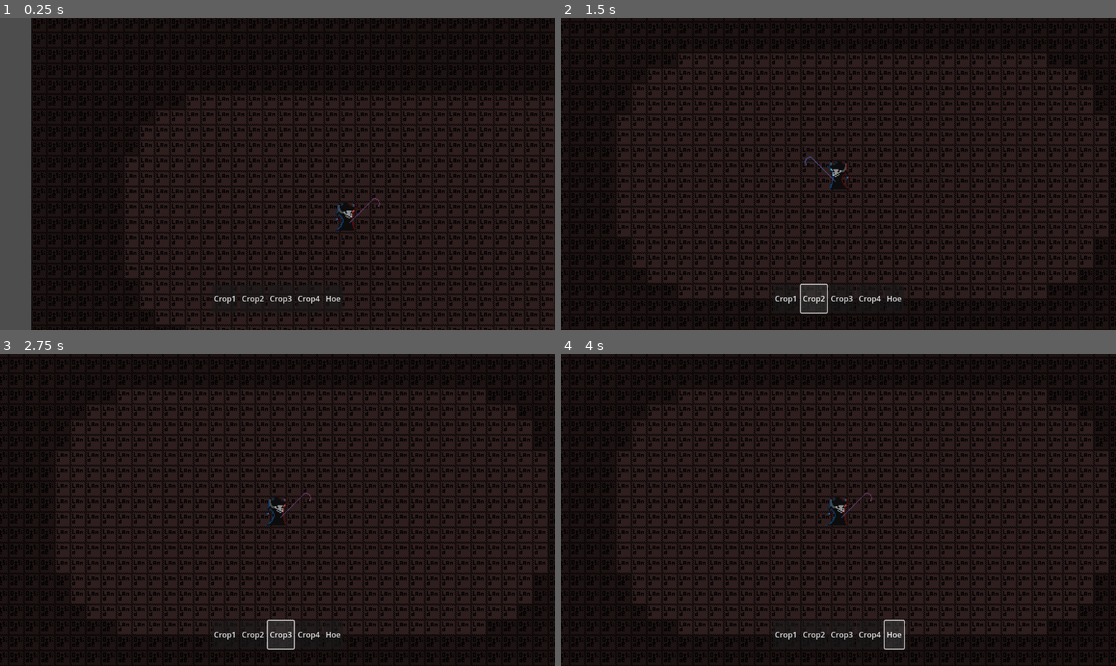
Above: before the commit, frames 1-4 (two rows, left to right).
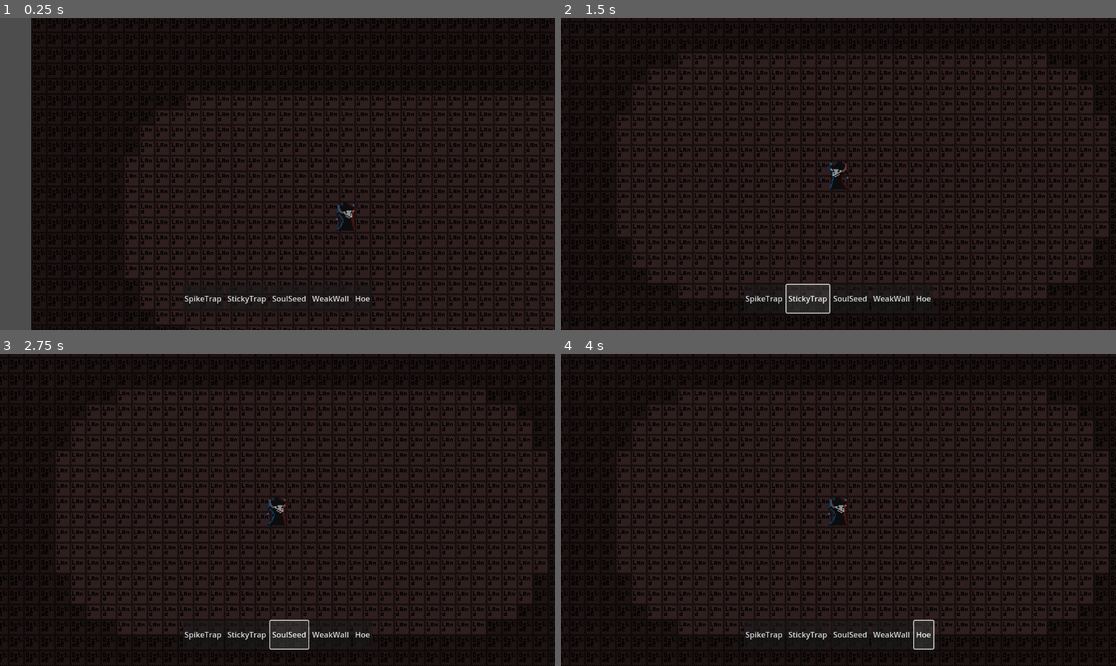
Above: after the commit, the same moments.

Repository: DominicDJC/Soul-Essence
Game: Godot game, scene res://TSCNs/Game/game.tscn
Same seed, same stepped clock (60 frames per second), same inputs: the game is played once before the commit and once after it.
Inputs:
- Up to frame 1 (0.25 s): no input
- Up to frame 2 (1.5 s): click "Crop1" (after the commit: "SpikeTrap") at 0.5 s; click "Crop2" (after the commit: "StickyTrap") at 1.25 s
- Up to frame 3 (2.75 s): click "Crop3" (after the commit: "SoulSeed") at 2 s
- Up to frame 4 (4 s): click "Crop4" (after the commit: "WeakWall") at 2.75 s; click "Hoe" at 3.5 s

The runs differ from the first frame. In frame 1, 0.4% of the frame differs, in the area x 33-69%, y 57-92%; in frame 2, 0.5%; in frame 3, 0.5%; in frame 4, 0.6%, in the area x 33-68%, y 44-95%.

Commit message:
A lot
Added blockData to globals
Updated placeholder tileset
Major changes to tilemap.gd

Diff:
--- a/Globals/Globals.gd
+++ b/Globals/Globals.gd
@@ -1,26 +1,89 @@
 extends Node
 
 var itemData = {
-	"Crop1":{
-		"Tile":"Crop1",
-		"Type":"crop"
+	"SpikeTrap":{
+		"tile":"Spike1",
+		"type":"trap"
 	},
-	"Crop2":{
-		"Tile":"Crop2",
-		"Type":"crop"
+	"StickyTrap":{
+		"tile":"Sticky",
+		"type":"trap"
 	},
-	"Crop3":{
-		"Tile":"Crop3",
-		"Type":"crop"
+	"PoisonTrap":{
+		"tile":"Crop3",
+		"type":"trap"
 	},
-	"Crop4":{
-		"Tile":"Crop4",
-		"Type":"crop"
+	"SoulSeed":{
+		"tile":"SoulStg1",
+		"type":"crop"
+	},
+	"WeakWall":{
+		"tile":"Wall1",
+		"type":"wall"
+	},
+	"AverageWall":{
+		"tile":"Wall2",
+		"type":"wall"
+	},
+	"StrongWall":{
+		"tile":"Wall3",
+		"type":"wall"
 	},
 	"Hoe":{
-		"Type":"hoe"
+		"type":"hoe"
 	}
 }
+
+var blockData = {
+		"Land":{
+			"atlus":Vector2i(0, 0),
+			"breakLayer":0
+			},
+		"Outside":{
+			"atlus":Vector2i(1, 0),
+			"breakLayer":-1
+			},
+		"Soil":{
+			"atlus":Vector2i(2, 0),
+			"breakLayer":0
+		},
+		"SoulStg1":{
+			"atlus":Vector2i(3, 0),
+			"breakLayer":1
+			},
+		"SoulStg2":{
+			"atlus":Vector2i(4, 0),
+			"breakLayer":1
+			},
+		"Wall1":{
+			"atlus":Vector2i(0, 1),
+			"breakLayer":0
+		},
+		"Wall2":{
+			"atlus":Vector2i(1, 1),
+			"breakLayer":0
+		},
+		"Wall3":{
+			"atlus":Vector2i(2, 1),
+			"breakLayer":0
+		},
+		"Spike1":{
+			"atlus":Vector2i(0, 2),
+			"breakLayer":0
+		},
+		"Spike2":{
+			"atlus":Vector2i(1, 2),
+			"breakLayer":0
+		},
+		"Sticky":{
+			"atlus":Vector2i(2, 2),
+			"breakLayer":0
+		},
+		"Poison":{
+			"atlus":Vector2i(3, 2),
+			"breakLayer":0
+		}
+	}
 
 func getItemData(item, request := []):
 	var hold = {}
@@ -36,3 +99,31 @@
 				return ""
 	else:
 		return ""
+
+func getAtluses():
+	var dict = {}
+	for key in blockData.keys():
+		dict[key] = blockData[key]["atlus"]
+	return dict
+
+func getBlockData(block, request := []):
+	var hold = {}
+	if blockData.has(block):
+		hold = blockData[block]
+		for i in request:
+			if hold.keys().has(i):
+				if typeof(hold[i]) == TYPE_DICTIONARY:
+					hold = hold[i]
+				else:
+					return hold[i]
+			else:
+				return ""
+	else:
+		return ""
+
+func filterBlockData(key: String, value):
+	var hold = {}
+	for i in blockData.keys():
+		if blockData[i].has(key):
+			hold[i] = blockData[i][key]
+	return hold
--- a/TSCNs/Game/TileMap.gd
+++ b/TSCNs/Game/TileMap.gd
@@ -7,15 +7,7 @@
 var lock = false
 
 func getTile(value):
-	var dict = {
-		"Land": Vector2i(0, 0),
-		"Outside": Vector2i(1, 0),
-		"Soil": Vector2i(2, 0),
-		"Crop1": Vector2i(3, 0),
-		"Crop2": Vector2i(4, 0),
-		"Crop3": Vector2i(5, 0),
-		"Crop4": Vector2i(6, 0)
-	}
+	var dict = G.getAtluses()
 	if typeof(value) == TYPE_VECTOR2I:
 		for key in dict.keys():
 			if dict[key] == get_cell_atlas_coords(0, value):
@@ -30,33 +22,34 @@
 	var tile: Vector2i = local_to_map(localPosition)
 	var tileType = getTile(tile)
 	if restraintsGood(tile):
+		var itemTile = G.getItemData(item, ["tile"])
+		var itemType = G.getItemData(item, ["type"])
 		if item == "Hoe" and tileType == "Land":
 			set_cell(0, tile, 2, getTile("Soil"))
-		elif G.itemData.has(item) and G.itemData[item].has("Tile"):
-			var itemTile = G.itemData[item]["Tile"]
+		elif itemType != "" and itemTile != "":
 			match tileType:
 				"Soil":
-					match itemTile:
-						"Crop1", "Crop2", "Crop3", "Crop4":
+					match itemType:
+						"crop":
+							set_cell(0, tile, 2, getTile(itemTile))
+				"Land":
+					match itemType:
+						"trap", "wall":
 							set_cell(0, tile, 2, getTile(itemTile))
 
 func clearTile(localPosition := get_local_mouse_position()):
 	var tile: Vector2i = local_to_map(localPosition)
-	var tileType = getTile(tile)
+	var tileName = getTile(tile)
 	if restraintsGood(tile):
-		match tileType:
-			"Crop1", "Crop2", "Crop3", "Crop4":
-				if breakLayer == 1:
+		if lock == false:
+			breakLayer = G.getBlockData(tileName, ["breakLayer"])
+		if G.filterBlockData("breakLayer", breakLayer).keys().has(tileName):
+			match breakLayer:
+				1:
 					set_cell(0, tile, 2, getTile("Soil"))
-				if lock == false:
-					breakLayer = 1
-				lock = true
-			"Soil":
-				if breakLayer == 0:
+				0:
 					set_cell(0, tile, 2, getTile("Land"))
-				if lock == false:
-					breakLayer = 0
-				lock = true
+		lock = true
 
 func restraintsGood(tile):
 	var playerCoords = local_to_map(Player.position)
--- a/TSCNs/Game/game.tscn
+++ b/TSCNs/Game/game.tscn
@@ -10,26 +10,18 @@
 [sub_resource type="TileSetAtlasSource" id="TileSetAtlasSource_xnkf3"]
 resource_name = "Placeholder"
 texture = ExtResource("1_0ecyk")
-6:0/0 = 0
-6:1/0 = 0
-7:0/0 = 0
 0:0/0 = 0
 1:0/0 = 0
 1:1/0 = 0
 0:1/0 = 0
 2:0/0 = 0
 3:0/0 = 0
-3:1/0 = 0
 2:1/0 = 0
 4:0/0 = 0
-5:0/0 = 0
-5:1/0 = 0
-4:1/0 = 0
-7:1/0 = 0
 0:2/0 = 0
 1:2/0 = 0
-1:3/0 = 0
-0:3/0 = 0
+2:2/0 = 0
+3:2/0 = 0
 
 [sub_resource type="TileSet" id="TileSet_3b54a"]
 sources/2 = SubResource("TileSetAtlasSource_xnkf3")
--- a/TSCNs/Player/Item.gd
+++ b/TSCNs/Player/Item.gd
@@ -21,7 +21,7 @@
 func secondary(selectedItem, interactingItem):
 	match selectedItem:
 		"Hoe":
-			if G.getItemData(interactingItem, ["Type"]) == "crop":
+			if G.getItemData(interactingItem, ["type"]) == "crop":
 				visible = true
 				await swing(5, 120)
 				visible = false
--- a/TSCNs/Player/player.gd
+++ b/TSCNs/Player/player.gd
@@ -8,7 +8,7 @@
 @export var speed = 150
 @export var cameraForward = 40
 var direction: Vector2 = Vector2()
-var inventory = [{"Crop1":99}, {"Crop2":60}, {"Crop3":40}, {"Crop4":20}, {"Hoe":1}]
+var inventory = [{"SpikeTrap":99}, {"StickyTrap":60}, {"SoulSeed":40}, {"WeakWall":20}, {"Hoe":1}]
 var hotbar = []
 var selectedItem = ""
 var cooldown = 0.0
@@ -59,7 +59,7 @@
 		velocity.x += 1
 		direction = Vector2(1, 0)
 
-	if Input.is_action_pressed("primary"):
+	if Input.is_action_pressed("primary") or Input.is_action_pressed("secondary"):
 		if isPrimaryToTheLeft():
 			PlayerSprite.flip_h = true
 			Item_Container.scale.x = -1
--- a/TSCNs/Player/player.tscn
+++ b/TSCNs/Player/player.tscn
@@ -22,6 +22,7 @@
 [node name="Item Container" type="Node2D" parent="."]
 
 [node name="Item" type="Sprite2D" parent="Item Container"]
+visible = false
 position = Vector2(3, 8)
 texture = ExtResource("3_ldcqh")
 centered = false
Binary file changed: TileSets/Placeholder.png
